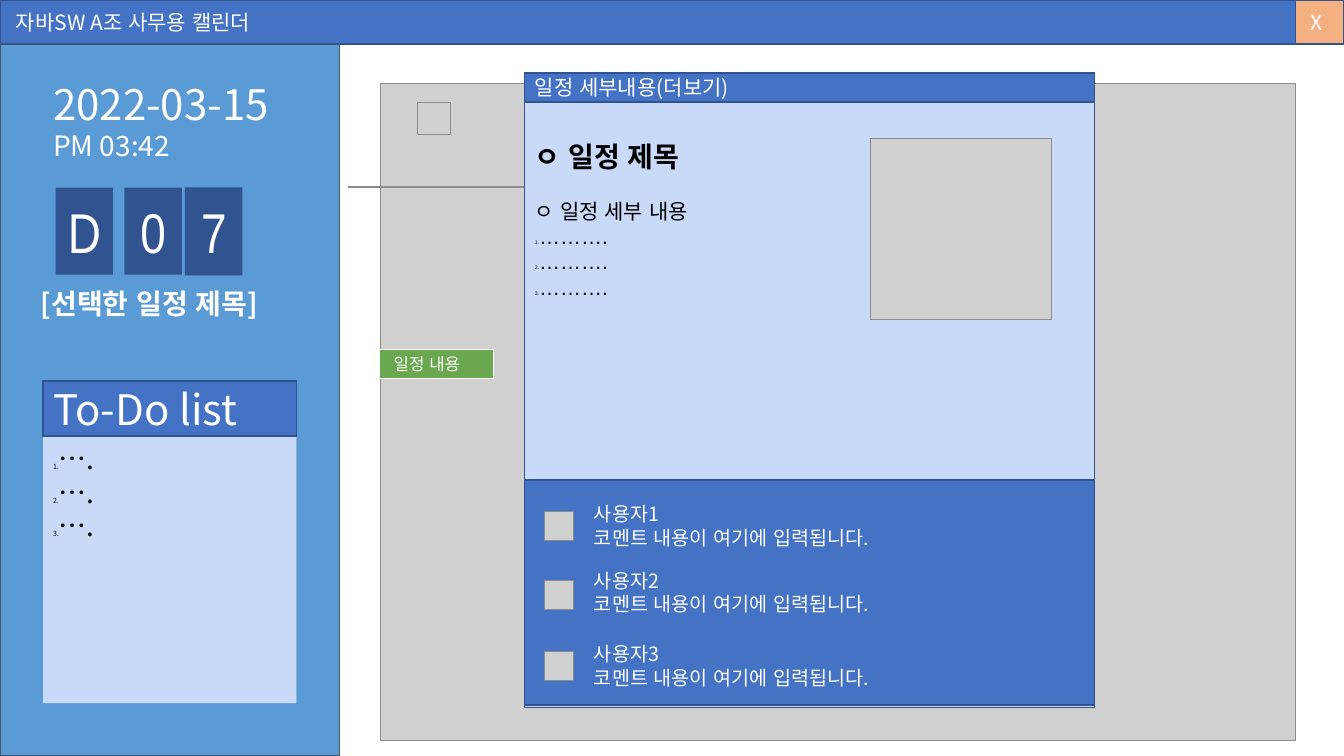
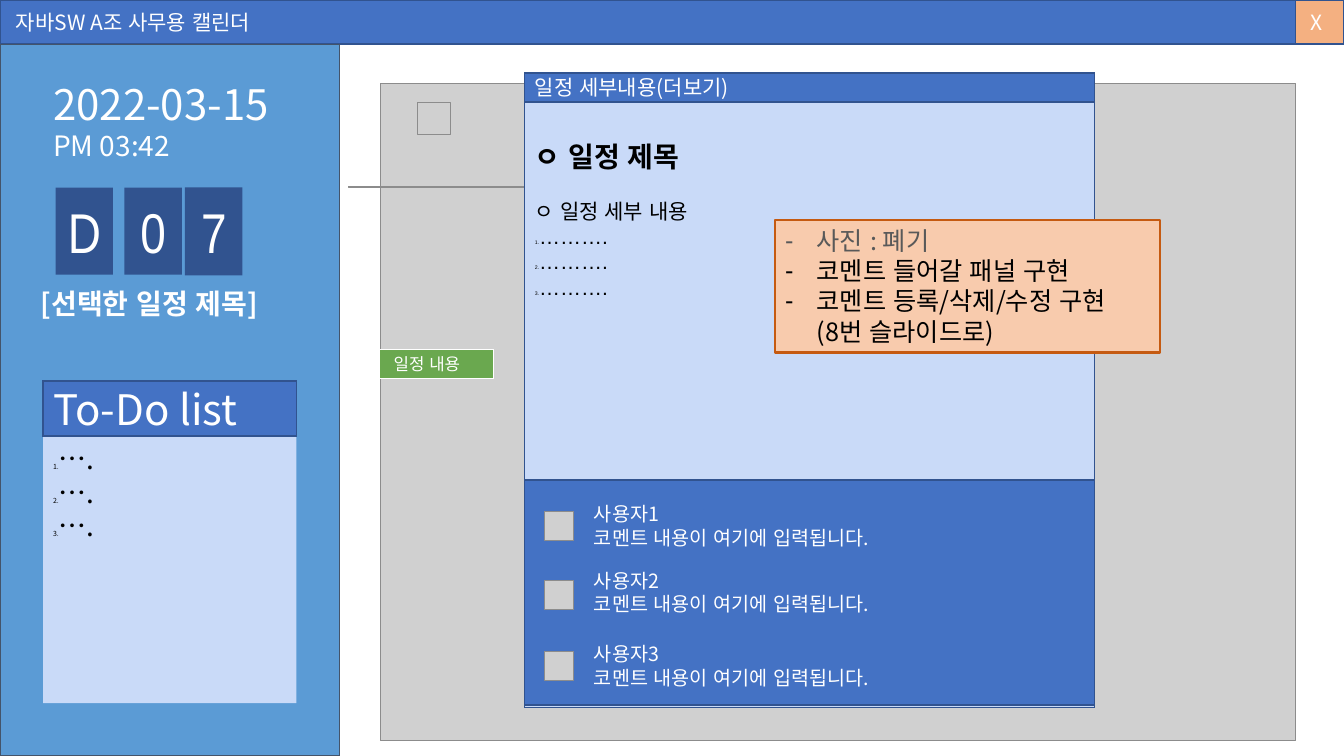
Before and after one commit to AtomicLiquors/java-calendar, a slide deck: slide 5 of 0.참고자료/지난 기획자료/(03.15)자바A조캘린더(수정-2).pptx. Drawn at 1344x756 pixels with LibreOffice and Linux fonts; fonts in the diff are those of the drawing; grey boxes stand for pictures; background and template pictures are left out. Boxes give left, top, right and bottom in pixels: in the first picture for what was removed or moved away, otherwise in the second. Text is boxed around its words. In the diff, an @@ line names an element or a change of style, - is before the commit and + after.

```diff
--- a/0.참고자료/지난 기획자료/(03.15)자바A조캘린더(수정-2).pptx
+++ b/0.참고자료/지난 기획자료/(03.15)자바A조캘린더(수정-2).pptx
@@ picture removed at [870, 139, 1051, 320] @@
@@ rectangle added at [775, 220, 1159, 352], fill #F8CBAD, outline #C55A11 1.5 pt, 18 pt, text #000000 @@
+– 사진 : 폐기
+– 코멘트 들어갈 패널 구현
+– 코멘트 등록/삭제/수정 구현
+  (8번 슬라이드로)
```
Also in this commit, not shown: 6 other slides changed, 2 slides added, 1 slide removed, 4 other files.
